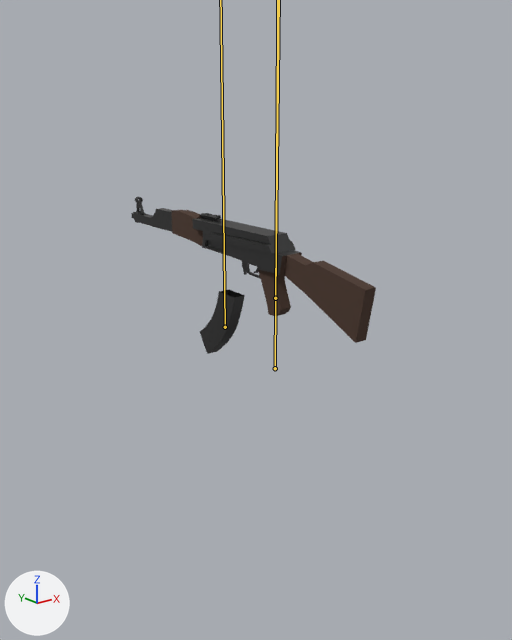
The glTF model assets/gun.glb, before and after one commit.
Camera for both pictures: a 50 mm camera at (-5.07, -6.23, 2.19) aimed at (0.32, 0.51, -0.51). The axes (+X, +Y, +Z) are drawn at lower left. The lights are the same throughout. The bones that bend it are drawn over the model as lines.
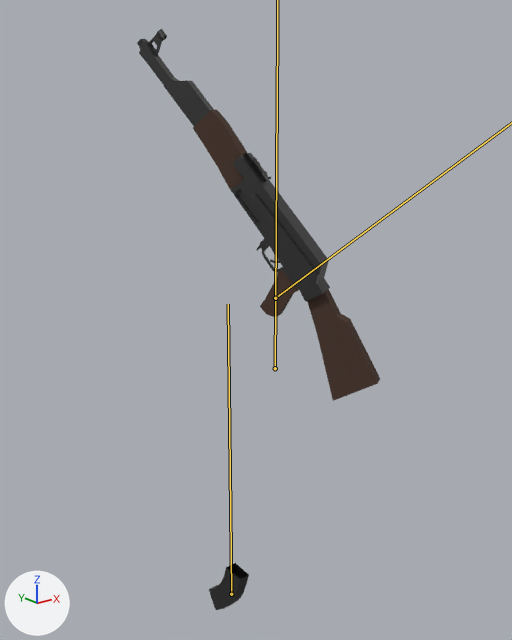
The newer file adds an action. The first version stands in its rest pose; the second is drawn at frame 8 of the action 'Reload'.

Pixel boxes (x1, y1, x2, y2) of what changed, in the pictures (512 x 640 px):
'Cube.001', posed (268% taller): before (131, 197, 376, 354); after (137, 29, 380, 610)

The change in detail:
Bone 'magazine' (bone_magazine) moves from (0.0, 0.0, 0.0) to (0.0, -20.0, 0.35).
Bone 'body' (bone_body) turns from (0, 0, 0) to (50, 30, 0) degrees about its own x, y and z.
